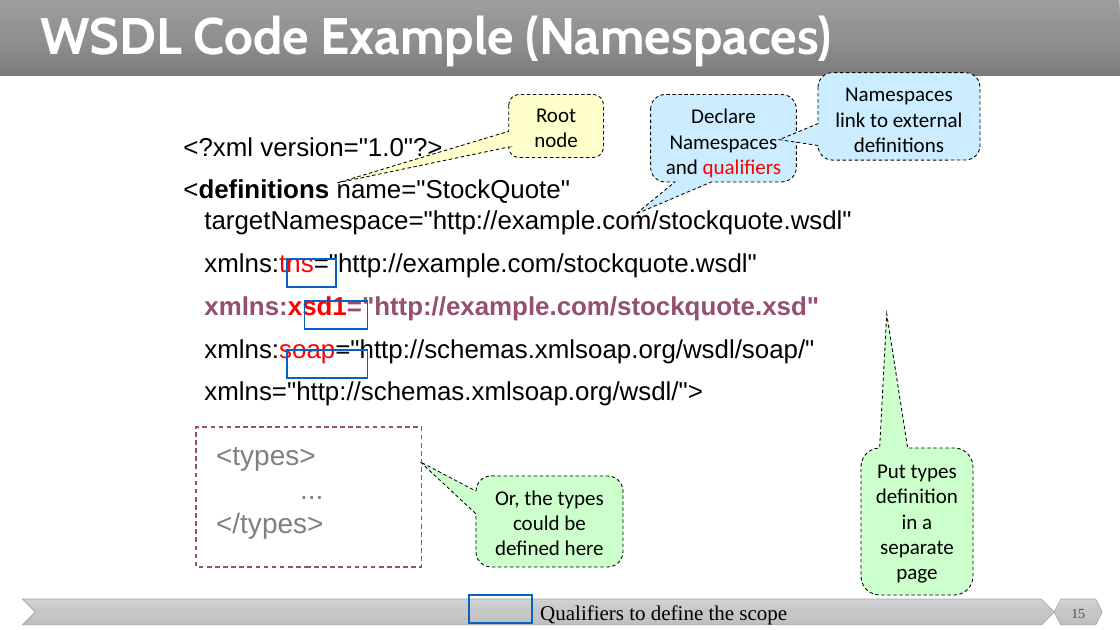
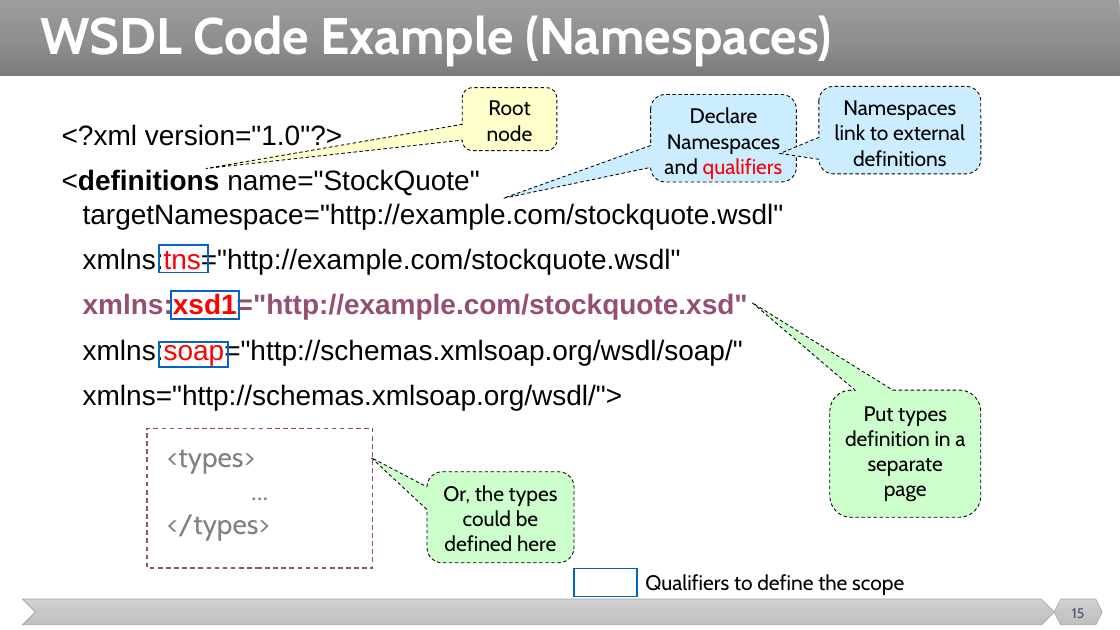
Before and after one commit to malenezi/malenezi, a slide deck: slide 15 of SE495/Lectures/5-SOA/Service-Oriented Software Development.pptx. Drawn at 1120x630 pixels with LibreOffice and Linux fonts; fonts in the diff are those of the drawing. Boxes give left, top, right and bottom in pixels: in the first picture for what was removed or moved away, otherwise in the second. Text is boxed around its words. In the diff, an @@ line names an element or a change of style, - is before the commit and + after.

```diff
--- a/SE495/Lectures/5-SOA/Service-Oriented Software Development.pptx
+++ b/SE495/Lectures/5-SOA/Service-Oriented Software Development.pptx
@@ rounded speech box "Root node" moved from (x1=509, y1=94, x2=604, y2=157) to (x1=462, y1=87, x2=557, y2=150) @@
@@ rounded speech box "Namespaces link to external definitions" moved from (x1=818, y1=72, x2=981, y2=160) to (x1=819, y1=87, x2=981, y2=174) @@
@@ rounded speech box "Namespaces link to external definitions" at (x1=819, y1=87, x2=981, y2=174): font Calibri to Cabin @@
@@ text "<?xml version="1.0"?>" moved from (x1=183, y1=137, x2=851, y2=406) to (x1=62, y1=124, x2=784, y2=410) @@
@@ text "<?xml version="1.0"?>" at (x1=62, y1=124, x2=784, y2=410): size 22.2 to 24 pt @@
@@ rectangle moved from (x1=287, y1=259, x2=336, y2=287) to (x1=159, y1=245, x2=208, y2=272) @@
@@ rectangle resized from (x1=304, y1=301, x2=367, y2=329) to (x1=171, y1=291, x2=239, y2=318) @@
@@ rectangle resized from (x1=287, y1=350, x2=368, y2=378) to (x1=159, y1=342, x2=228, y2=367) @@
@@ font Calibri to Cabin; proportions changed in 3 elements at (x1=651, y1=94, x2=797, y2=181), (x1=462, y1=87, x2=557, y2=150), (x1=830, y1=390, x2=981, y2=517) @@
@@ rounded speech box "Put types definition in a ..." resized from (x1=861, y1=448, x2=973, y2=595) to (x1=830, y1=390, x2=981, y2=517) @@
@@ rectangle moved from (x1=196, y1=427, x2=422, y2=567) to (x1=147, y1=429, x2=373, y2=569) @@
@@ text "<types>" moved from (x1=216, y1=447, x2=323, y2=538) to (x1=167, y1=450, x2=270, y2=540) @@
@@ text "<types>" at (x1=167, y1=450, x2=270, y2=540): font Arial to Cabin @@
@@ rounded speech box "Or, the types could be ..." at (x1=427, y1=472, x2=574, y2=563): font Calibri to Cabin @@
@@ rounded speech box "Or, the types could be ..." moved from (x1=476, y1=476, x2=623, y2=567) to (x1=427, y1=472, x2=574, y2=563) @@
@@ rectangle moved from (x1=469, y1=595, x2=532, y2=623) to (x1=574, y1=569, x2=637, y2=597) @@
@@ text "Qualifiers to define the scope" at (x1=645, y1=574, x2=904, y2=595): font Times New Roman to Cabin @@
@@ text "Qualifiers to define the scope" moved from (x1=540, y1=605, x2=787, y2=624) to (x1=645, y1=574, x2=904, y2=595) @@
@@ page number at (x1=1072, y1=608, x2=1085, y2=618): font Times New Roman to Cabin @@
```
Also in this commit, not shown: 20 other slides changed, 6 other files.
